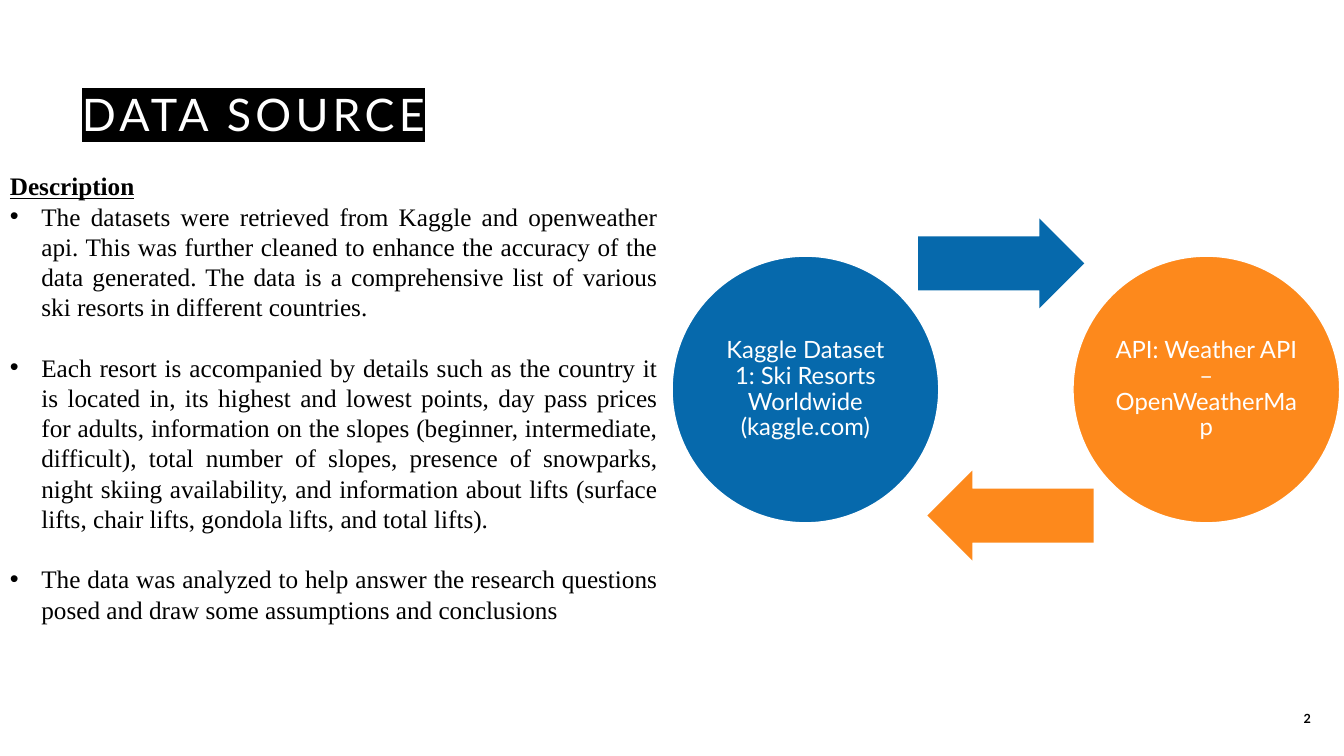
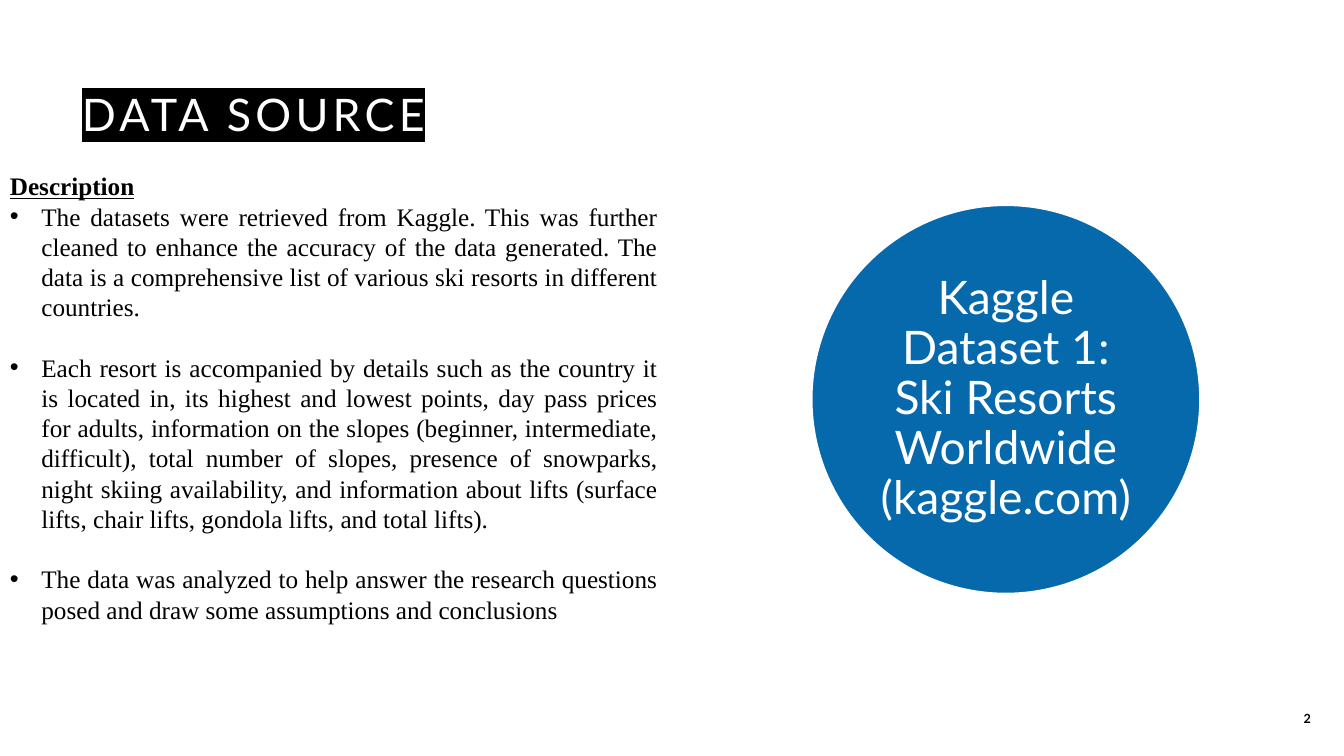
Before and after one commit to BootcampCoderTF/Nordic-Navigators, a slide deck: slide 2 of Presentation/European skii resort presentation.pptx. Drawn at 1344x756 pixels with LibreOffice and Linux fonts; fonts in the diff are those of the drawing. Boxes give left, top, right and bottom in pixels: in the first picture for what was removed or moved away, otherwise in the second. Text is boxed around its words. In the diff, an @@ line names an element or a change of style, - is before the commit and + after.

Commit message:
File

```diff
--- a/Presentation/European skii resort presentation.pptx
+++ b/Presentation/European skii resort presentation.pptx
@@ text at [41,208,657,317]: text changed @@
-• The datasets were retrieved from Kaggle and openweather api. This was further cleaned to enhance the accuracy of the data generated. The data is a comprehensive list of various ski resorts in different countries.
+• The datasets were retrieved from Kaggle. This was further cleaned to enhance the accuracy of the data generated. The data is a comprehensive list of various ski resorts in different countries.
@@ ellipse: place and size @@
-ellipse at [673,256,940,523]
+ellipse at [812,206,1200,594]
@@ text "Kaggle Dataset 1: Ski Resorts ...": place and size @@
-text "Kaggle Dataset 1: Ski Resorts ..." at [726,340,884,440]
+text "Kaggle Dataset 1: Ski Resorts ..." at [881,280,1131,523]
@@ text "Kaggle Dataset 1: Ski Resorts ..." at [881,280,1131,523]: size 17 to 33 pt; more space between paragraphs @@
@@ group removed at [919,219,1340,561]: 2 right arrows, 1 ellipse, 1 text @@
-API: Weather API – OpenWeatherMap
```
